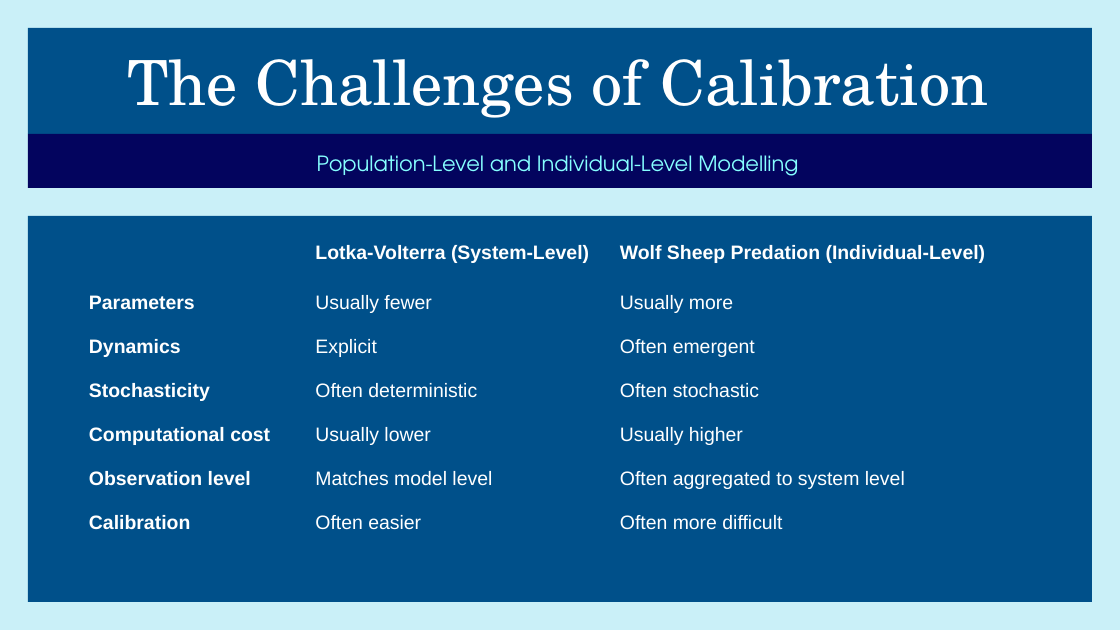
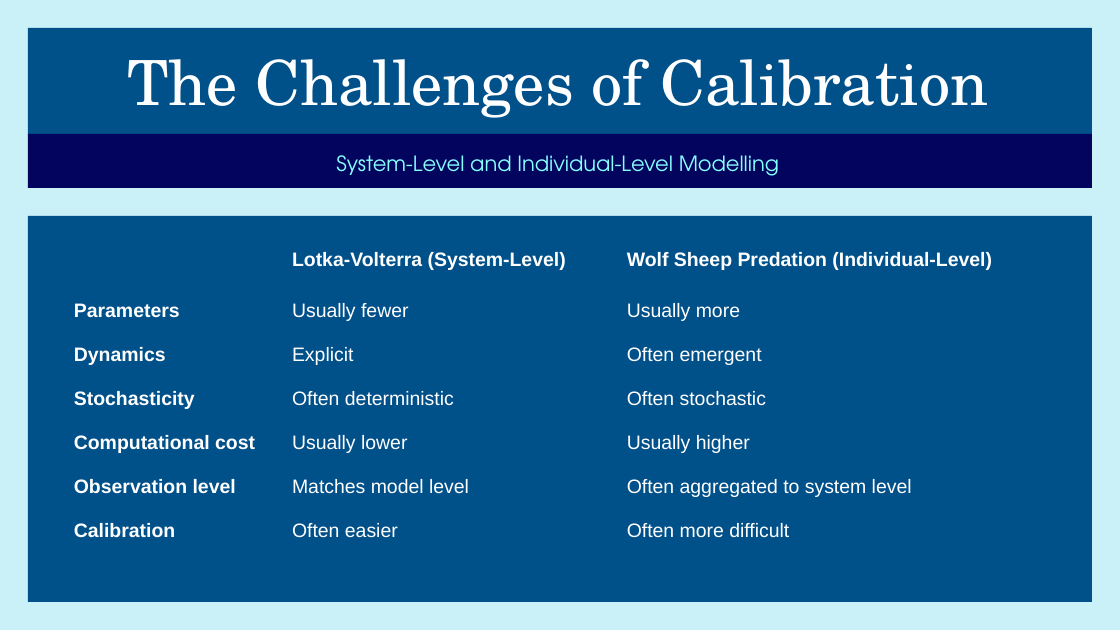
Before and after one commit to JBris/calibrating-abms-workshop, a slide deck: slide 8 of presentations/tpm/calibrating_abms_jbristow.pptx (slide 9 before the commit). Drawn at 1120x630 pixels with LibreOffice and Linux fonts; fonts in the diff are those of the drawing. Boxes give left, top, right and bottom in pixels: in the first picture for what was removed or moved away, otherwise in the second. Text is boxed around its words. In the diff, an @@ line names an element or a change of style, - is before the commit and + after.

```diff
--- a/presentations/tpm/calibrating_abms_jbristow.pptx
+++ b/presentations/tpm/calibrating_abms_jbristow.pptx
@@ subtitle at bbox=[336, 155, 779, 176]: text changed @@
-Population-Level and Individual-Level Modelling
+System-Level and Individual-Level Modelling
@@ table: place and size @@
-table at bbox=[77, 227, 1037, 595]
+table at bbox=[63, 235, 1063, 603]
```
Also in this commit, not shown: 3 other slides changed, 1 slide added, 4 slides removed, 2 other files.
